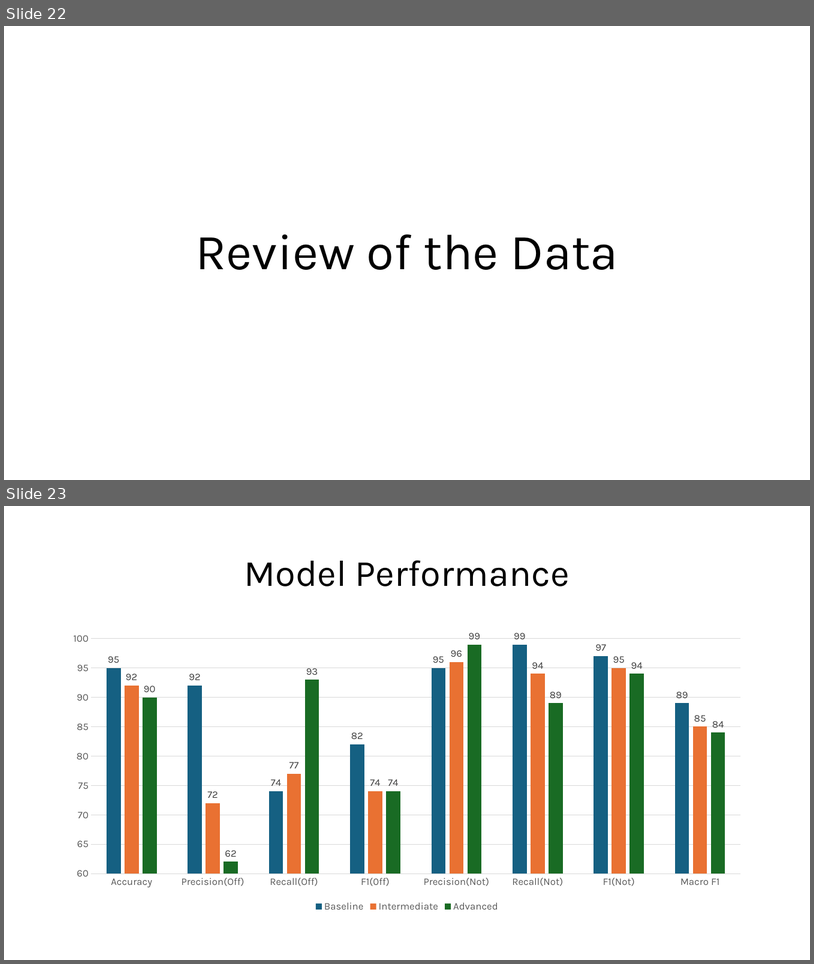
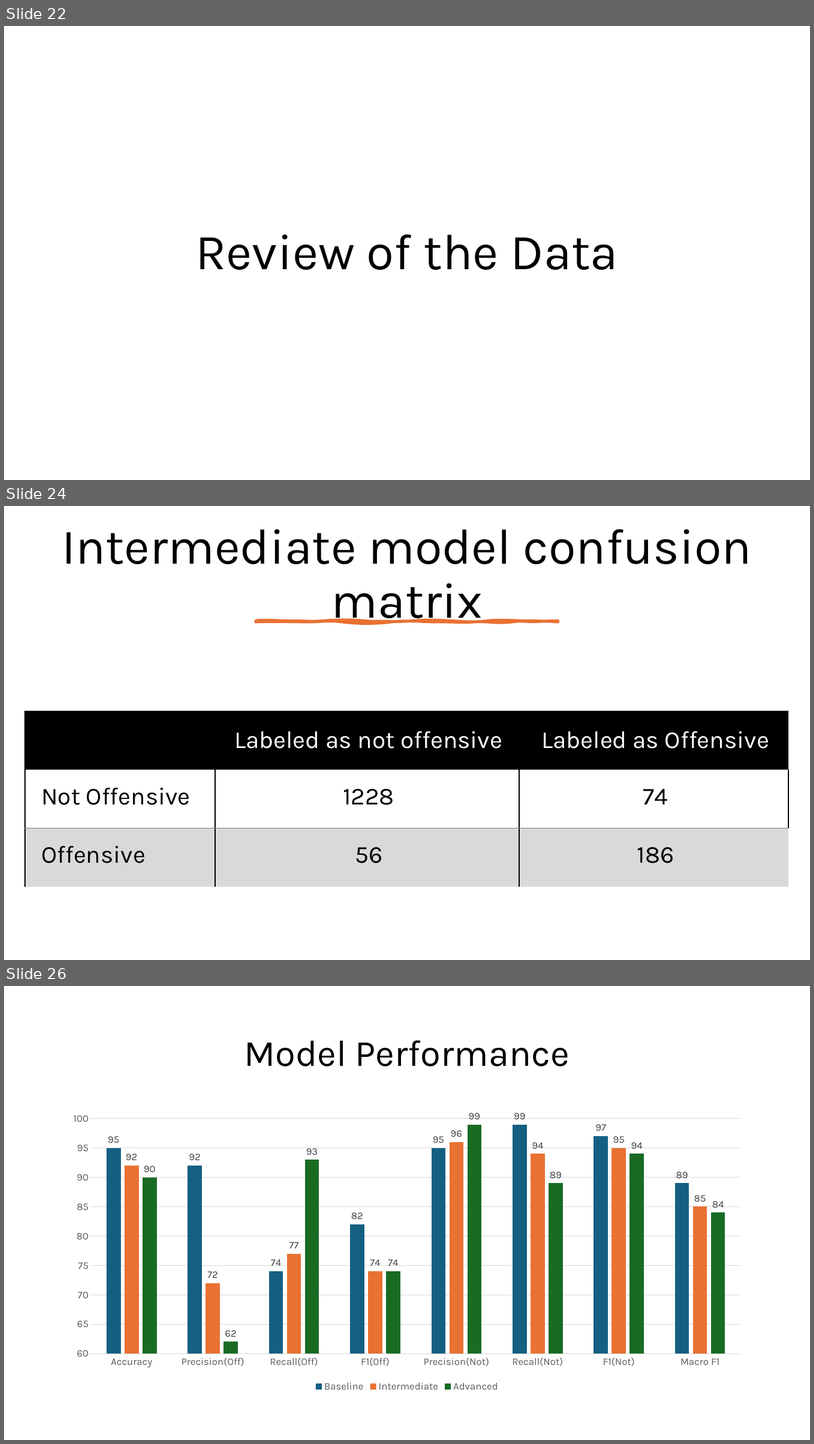
Before and after one commit to GeorgeAttaloglou/thesis-doc, a slide deck: Toxicity analysis in Greek Text.pptx. Shown one above the other, each under a label of ours: slides 22 and 23 before the commit, slides 22, 24 and 26 after it; the slides between them are not shown. The pictures are 814x964 and 814x1444 pixels, drawn with LibreOffice and Linux fonts; fonts in the diff are those of the drawing. Boxes give left, top, right and bottom in pixels: in the first picture for what was removed or moved away, otherwise in the second. Text is boxed around its words. In the diff, an @@ line names an element or a change of style, - is before the commit and + after.

```diff
--- a/Toxicity analysis in Greek Text.pptx
+++ b/Toxicity analysis in Greek Text.pptx
@@ slide 24 added at <box>4,506,810,960</box>, background #FFFFFF @@
@@ title added at <box>62,529,752,625</box>, 59.4 pt, text #000000 @@
+Intermediate model confusion matrix
@@ freeform shape added at <box>255,621,558,622</box>, fill #E97132, outline #E97132 3.25 pt @@
@@ table added at <box>25,711,789,887</box>, 3 rows, 3 columns @@
+ | Labeled as not offensive | Labeled as Offensive
+Not Offensive | 1228 | 74
+Offensive | 56 | 186
@@ what was slide 23 is now slide 26 @@
```
Also in this commit, not shown: 2 other slides added, 1 other file.
